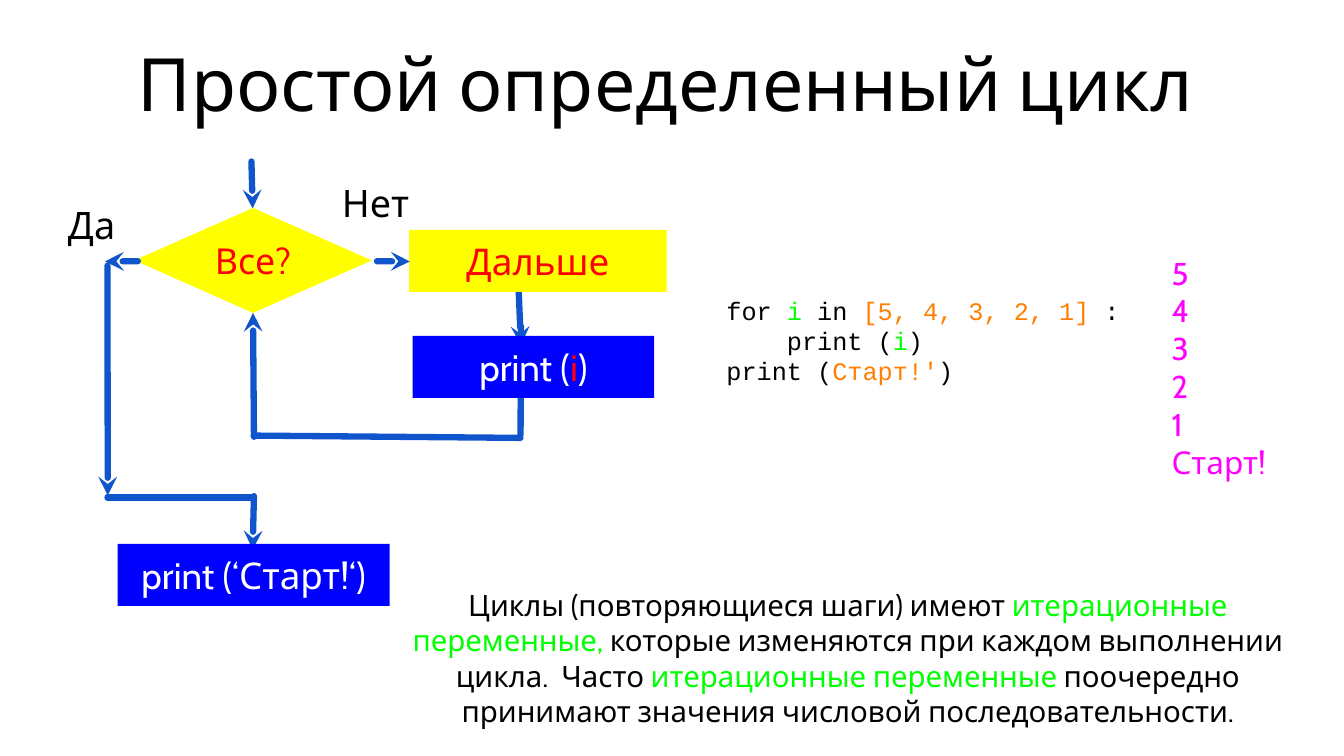
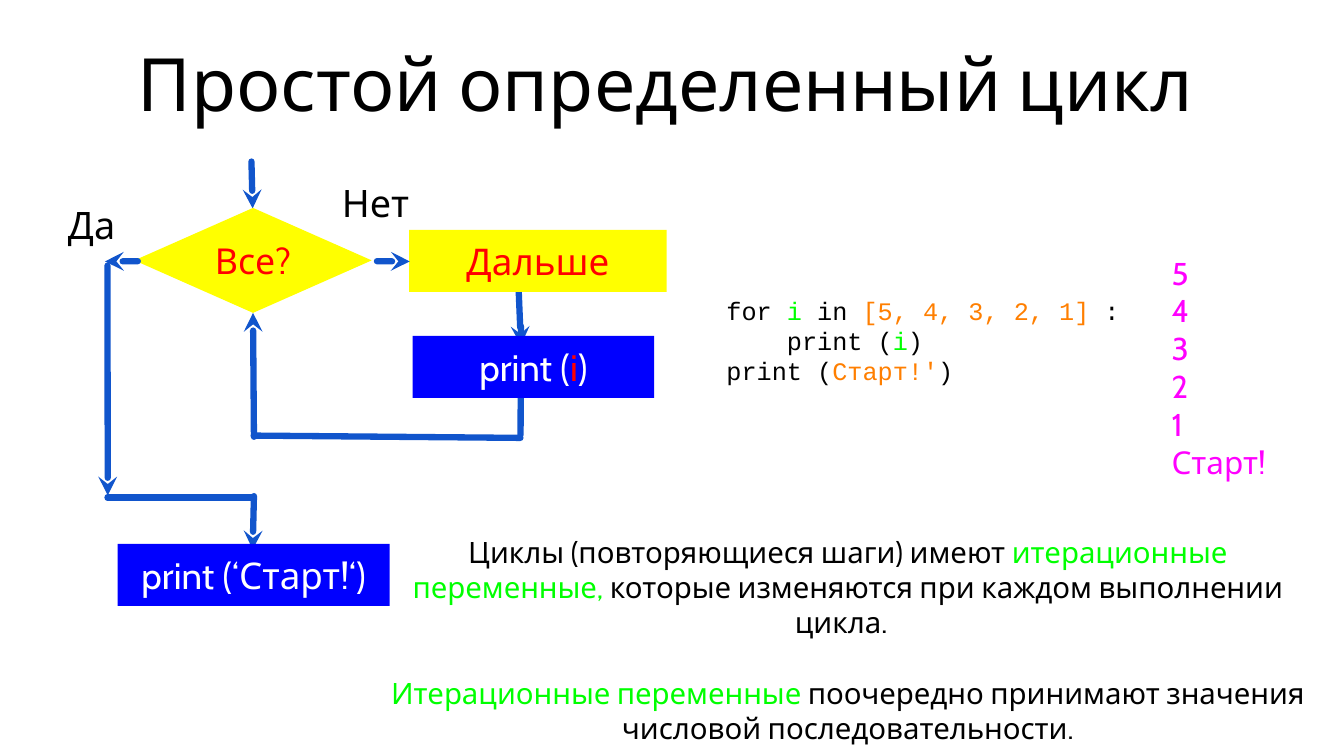
Before and after one commit to maxchv/LearnPython, a slide deck: slide 9 of week02/05.Lists.pptx (slide 7 before the commit). Drawn at 1344x756 pixels with LibreOffice and Linux fonts; fonts in the diff are those of the drawing. Boxes give left, top, right and bottom in pixels: in the first picture for what was removed or moved away, otherwise in the second. Text is boxed around its words. In the diff, an @@ line names an element or a change of style, - is before the commit and + after.

```diff
--- a/week02/05.Lists.pptx
+++ b/week02/05.Lists.pptx
@@ text at (x1=413, y1=542, x2=1304, y2=745): text changed @@
-Циклы (повторяющиеся шаги) имеют итерационные переменные, которые изменяются при каждом выполнении цикла. Часто итерационные переменные поочередно принимают значения числовой последовательности.
+Циклы (повторяющиеся шаги) имеют итерационные переменные, которые изменяются при каждом выполнении цикла.
+Итерационные переменные поочередно принимают значения числовой последовательности.
```
Also in this commit, not shown: 27 other slides changed, 5 slides added, 2 other files.
